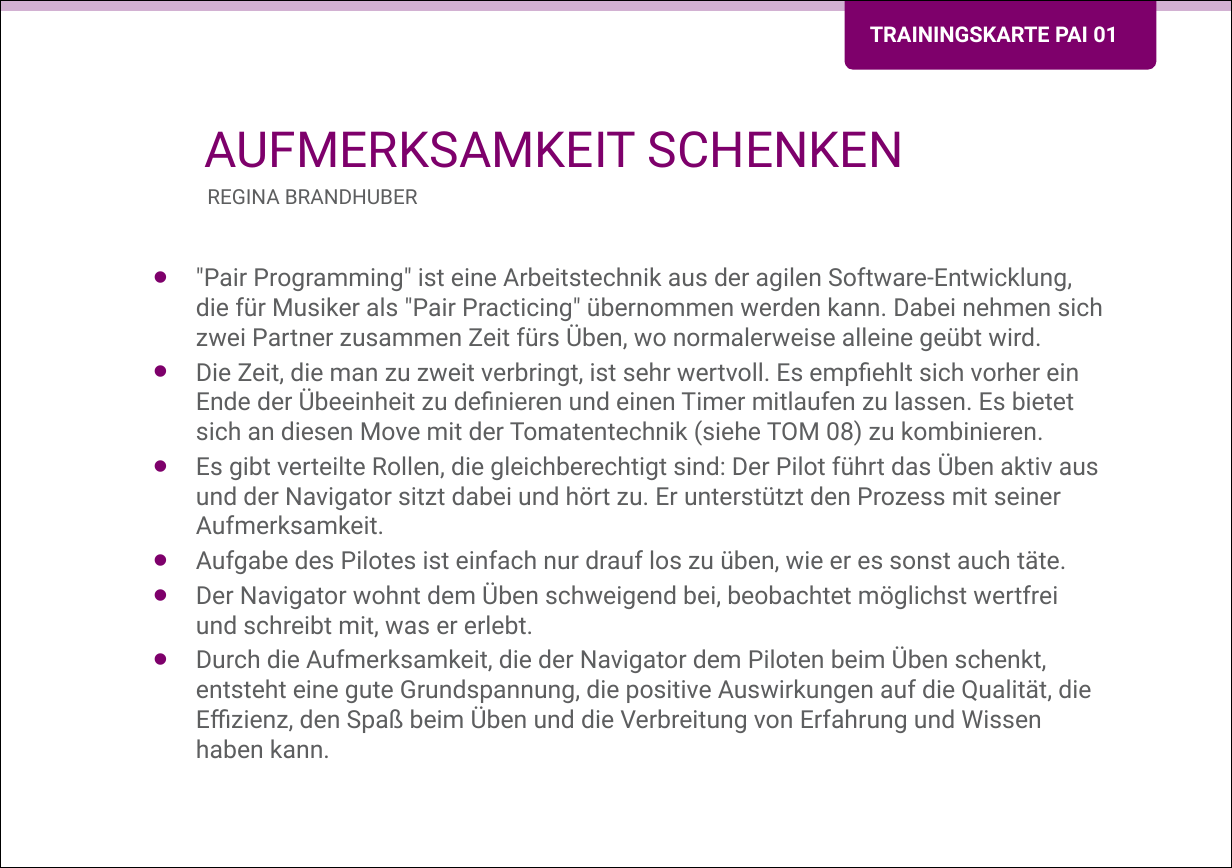
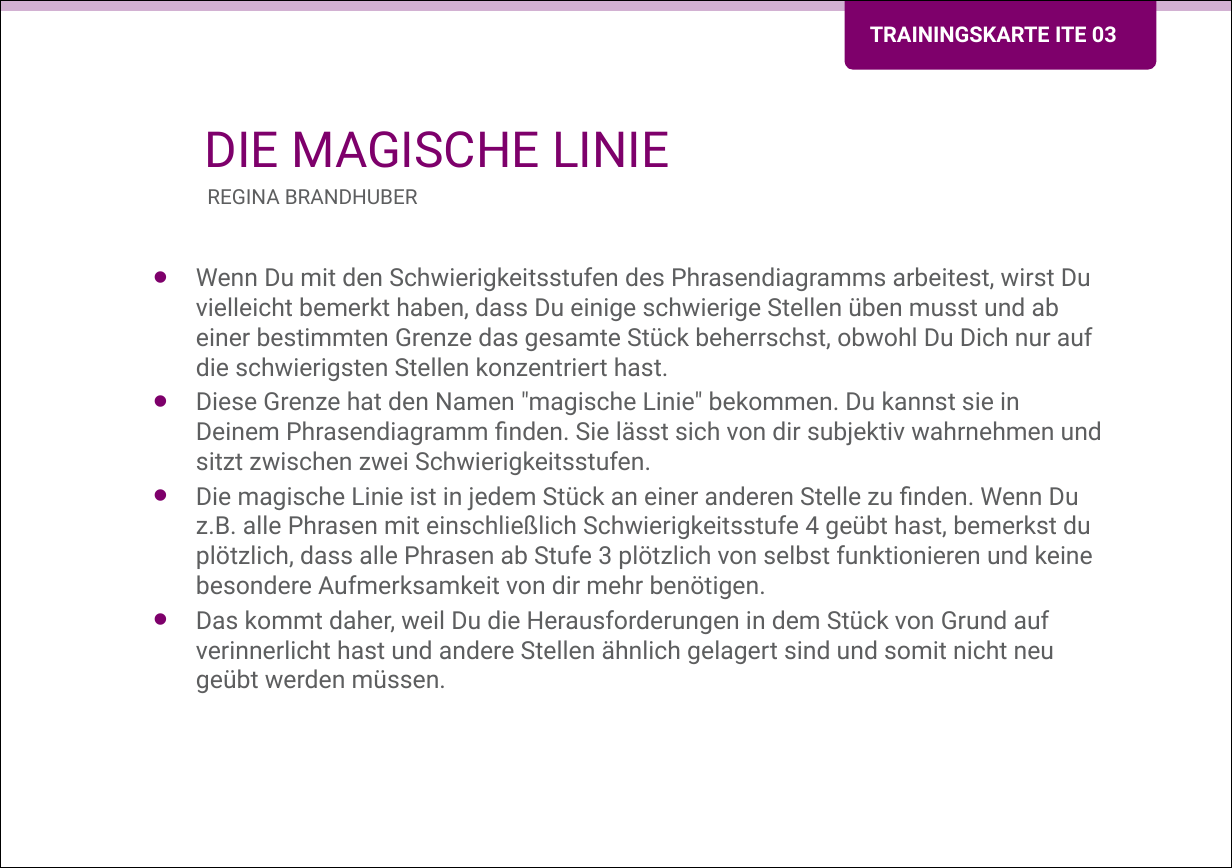
Before and after one commit to Teamtool/training-materials, a slide deck: slide 1 of training-cards/music moves/01_musicmoves_templates/ger_apprentice_training_card_template_mm_cc.pptx. Drawn at 1232x868 pixels with LibreOffice and Linux fonts; fonts in the diff are those of the drawing; background and template pictures are left out. Boxes give left, top, right and bottom in pixels: in the first picture for what was removed or moved away, otherwise in the second. Text is boxed around its words. In the diff, an @@ line names an element or a change of style, - is before the commit and + after.

```diff
--- a/training-cards/music moves/01_musicmoves_templates/ger_apprentice_training_card_template_mm_cc.pptx
+++ b/training-cards/music moves/01_musicmoves_templates/ger_apprentice_training_card_template_mm_cc.pptx
@@ text at (x1=870, y1=26, x2=1117, y2=43): text changed @@
-TRAININGSKARTE PAI 01
+TRAININGSKARTE ITE 03
@@ title at (x1=205, y1=131, x2=669, y2=168): text changed @@
-AUFMERKSAMKEIT SCHENKEN
+DIE MAGISCHE LINIE
@@ text at (x1=196, y1=267, x2=1102, y2=693): text changed @@
-• "Pair Programming" ist eine Arbeitstechnik aus der agilen Software-Entwicklung, die für Musiker als "Pair Practicing" übernommen werden kann. Dabei nehmen sich zwei Partner zusammen Zeit fürs Üben, wo normalerweise alleine geübt wird.
-• Die Zeit, die man zu zweit verbringt, ist sehr wertvoll. Es empfiehlt sich vorher ein Ende der Übeeinheit zu definieren und einen Timer mitlaufen zu lassen. Es bietet sich an diesen Move mit der Tomatentechnik (siehe TOM 08) zu kombinieren.
-• Es gibt verteilte Rollen, die gleichberechtigt sind: Der Pilot führt das Üben aktiv aus und der Navigator sitzt dabei und hört zu. Er unterstützt den Prozess mit seiner Aufmerksamkeit.
-• Aufgabe des Pilotes ist einfach nur drauf los zu üben, wie er es sonst auch täte.
-• Der Navigator wohnt dem Üben schweigend bei, beobachtet möglichst wertfrei und schreibt mit, was er erlebt.
-• Durch die Aufmerksamkeit, die der Navigator dem Piloten beim Üben schenkt, entsteht eine gute Grundspannung, die positive Auswirkungen auf die Qualität, die Effizienz, den Spaß beim Üben und die Verbreitung von Erfahrung und Wissen haben kann.
+• Wenn Du mit den Schwierigkeitsstufen des Phrasendiagramms arbeitest, wirst Du vielleicht bemerkt haben, dass Du einige schwierige Stellen üben musst und ab einer bestimmten Grenze das gesamte Stück beherrschst, obwohl Du Dich nur auf die schwierigsten Stellen konzentriert hast.
+• Diese Grenze hat den Namen "magische Linie" bekommen. Du kannst sie in Deinem Phrasendiagramm finden. Sie lässt sich von dir subjektiv wahrnehmen und sitzt zwischen zwei Schwierigkeitsstufen.
+• Die magische Linie ist in jedem Stück an einer anderen Stelle zu finden. Wenn Du z.B. alle Phrasen mit einschließlich Schwierigkeitsstufe 4 geübt hast, bemerkst du plötzlich, dass alle Phrasen ab Stufe 3 plötzlich von selbst funktionieren und keine besondere Aufmerksamkeit von dir mehr benötigen.
+• Das kommt daher, weil Du die Herausforderungen in dem Stück von Grund auf verinnerlicht hast und andere Stellen ähnlich gelagert sind und somit nicht neu geübt werden müssen.
```
Also in this commit, not shown: 1 other slide changed, 12 other files.
